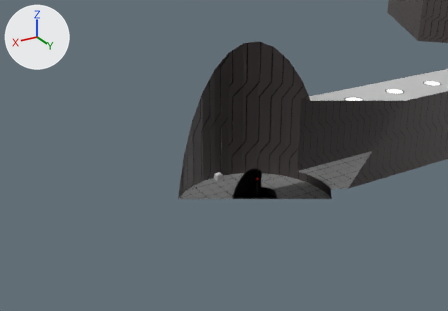
The glTF model assets/map1.glb, before and after one commit.
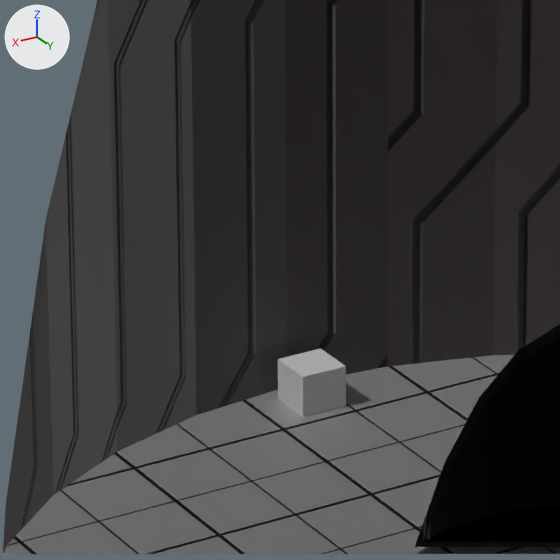
Each version appears first from a 50 mm lens placed at (20.25, 29.7, 17.71), pointed at (-0.52, -4.91, 0.41), and next in a close-up on the part from 40% to 56% of the width and 41% to 64% of the height. Arrows for +X, +Y and +Z are at upper left; the lights stay in place. Everything nearer to the camera than a plane just in front of the edit is cut away. Where no turn or scale is listed for an object, it has been applied to the vertices.

Names of what the first close-up shows: 'ExitDoor', 'StartPod', 'Walls'.
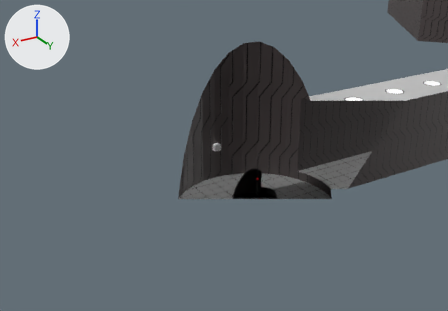
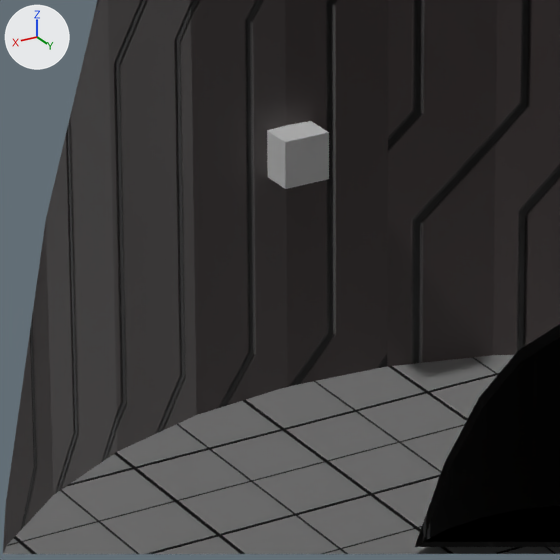
Where the change shows, as pixel boxes (x1, y1, x2, y2) in the close-ups (560 x 560 px):
'ExitDoor', moved: before (278, 348, 346, 417); after (267, 121, 329, 189)

Diff of the bpy script that builds the scene:
```diff
--- a/assets/map1.glb.py
+++ b/assets/map1.glb.py
@@ ob_exitdoor @@
 ob_exitdoor = bpy.data.objects.new('ExitDoor', me_cube_002)
-ob_exitdoor.location = (-0.022, -4.841, -1.132)
+ob_exitdoor.location = (-0.022, -5.137, 1.084)
```
